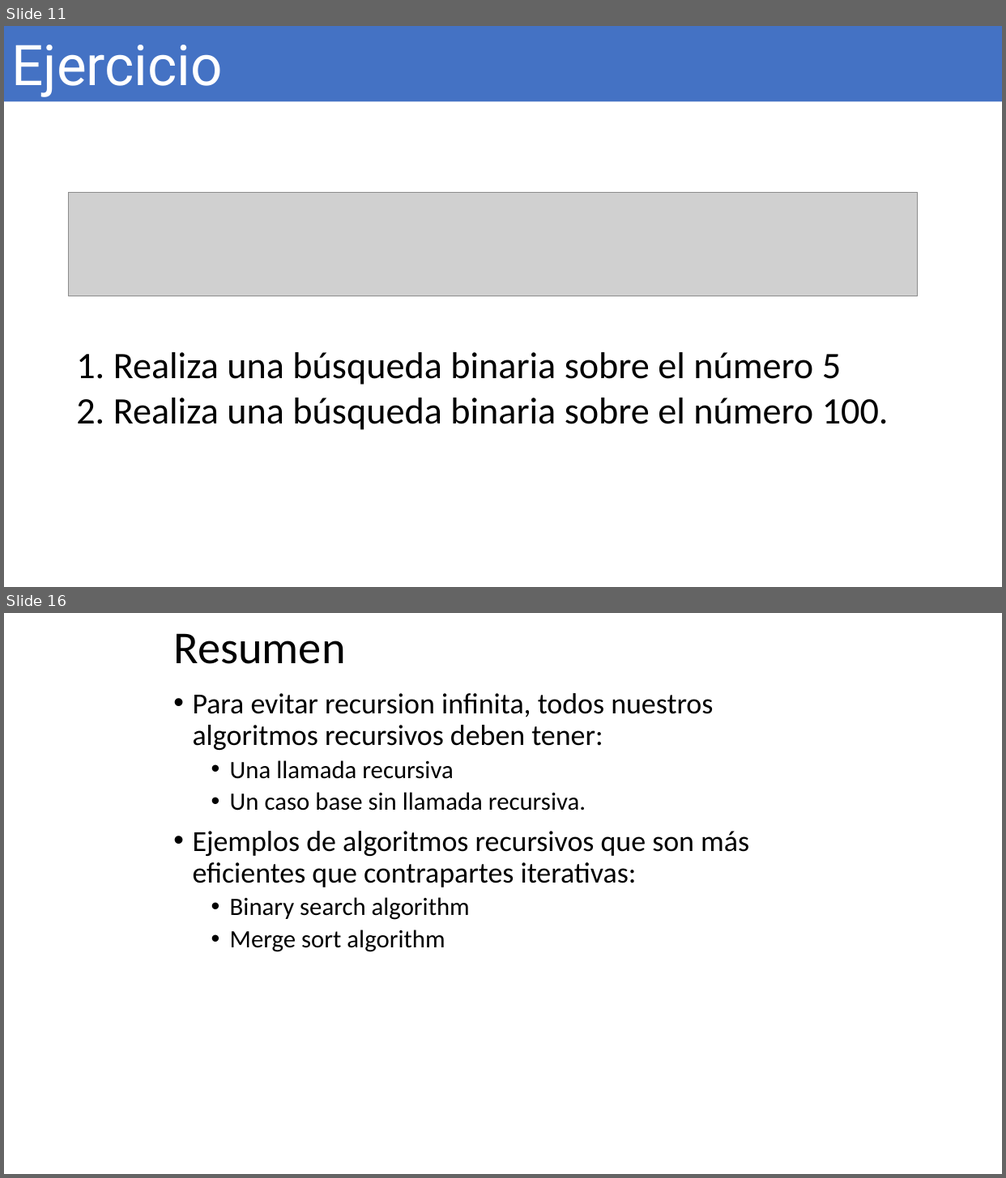
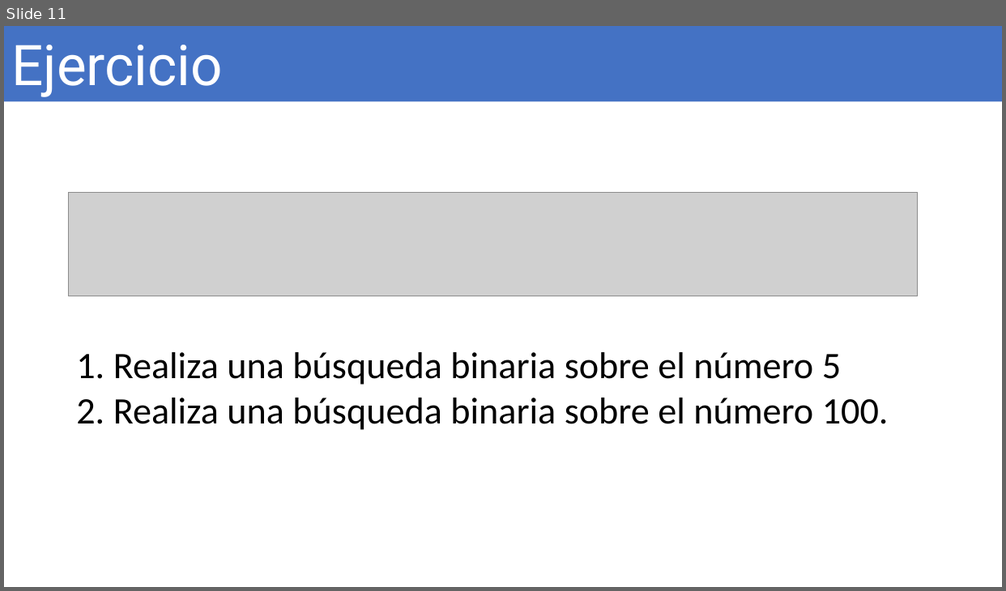
Before and after one commit to OMardil/INFO2, a slide deck: MOD08_Recursion/01 Presentacion/INFO2_MOD08_2-Busqueda_Binaria.pptx. Shown one above the other, each under a label of ours: slides 11 and 16 before the commit, slide 11 after it; the slides between them are not shown. The pictures are 1006x1178 and 1006x591 pixels, drawn with LibreOffice and Linux fonts; fonts in the diff are those of the drawing; grey boxes stand for pictures. Boxes give left, top, right and bottom in pixels: in the first picture for what was removed or moved away, otherwise in the second. Text is boxed around its words. In the diff, an @@ line names an element or a change of style, - is before the commit and + after.

```diff
--- a/MOD08_Recursion/01 Presentacion/INFO2_MOD08_2-Busqueda_Binaria.pptx
+++ b/MOD08_Recursion/01 Presentacion/INFO2_MOD08_2-Busqueda_Binaria.pptx
@@ slide 16 removed at box(4, 613, 1002, 1174), background #FFFFFF @@
@@ title removed at box(173, 633, 345, 664) @@
-Resumen
@@ text removed at box(193, 693, 749, 952) @@
-• Para evitar recursion infinita, todos nuestros algoritmos recursivos deben tener:
-  • Una llamada recursiva
-  • Un caso base sin llamada recursiva.
-• Ejemplos de algoritmos recursivos que son más eficientes que contrapartes iterativas:
-  • Binary search algorithm
-  • Merge sort algorithm
```
Also in this commit, not shown: 1 slide changed, 4 other slides removed, 2 other files.
